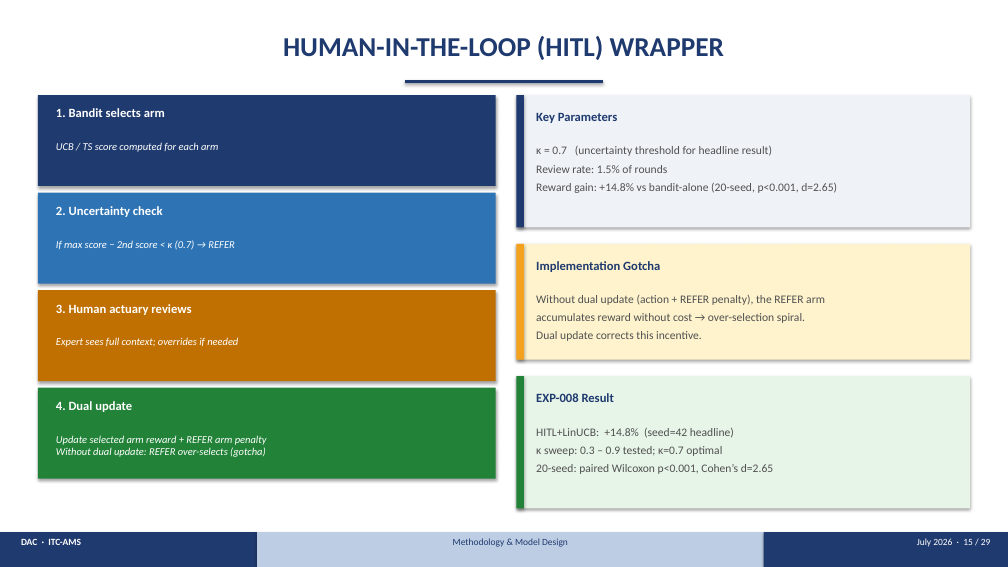
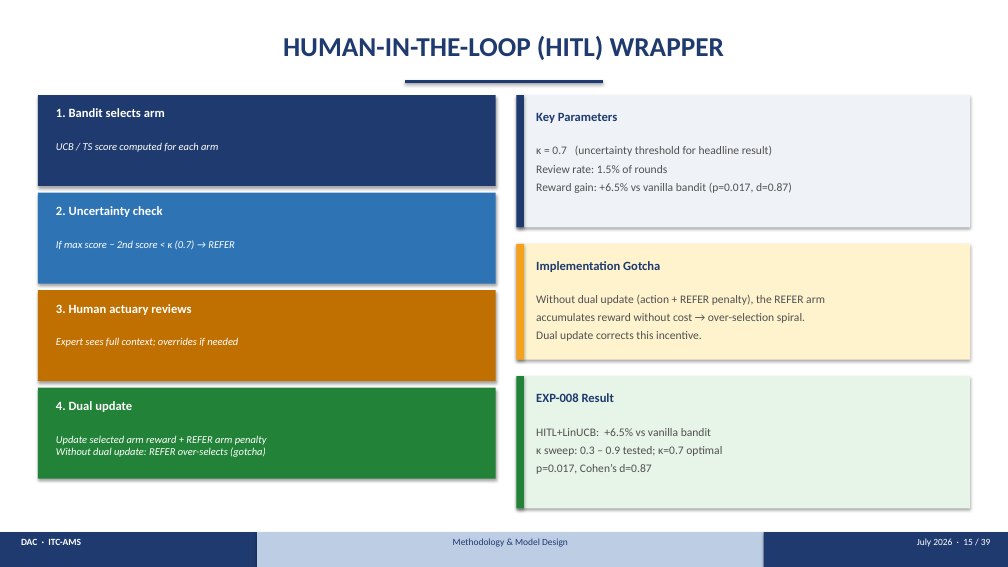
Before and after one commit to PolyTheML/DAC-UW-Thesis, a slide deck: slide 19 of thesis/health_rl/Poly_defense_presentation_v3.pptx. Drawn at 1008x567 pixels with LibreOffice and Linux fonts; fonts in the diff are those of the drawing. Boxes give left, top, right and bottom in pixels: in the first picture for what was removed or moved away, otherwise in the second. Text is boxed around its words. In the diff, an @@ line names an element or a change of style, - is before the commit and + after.

```diff
--- a/thesis/health_rl/Poly_defense_presentation_v3.pptx
+++ b/thesis/health_rl/Poly_defense_presentation_v3.pptx
@@ text at box(536, 183, 792, 193): text changed @@
-Reward gain: +14.8% vs bandit-alone (20-seed, p<0.001, d=2.65)
+Reward gain: +6.5% vs vanilla bandit (p=0.017, d=0.87)
@@ text at box(536, 428, 711, 436): text changed @@
-HITL+LinUCB: +14.8% (seed=42 headline)
+HITL+LinUCB: +6.5% vs vanilla bandit
@@ text at box(536, 464, 651, 474): text changed @@
-20-seed: paired Wilcoxon p<0.001, Cohen’s d=2.65
+p=0.017, Cohen’s d=0.87
```
Also in this commit, not shown: 19 other slides changed, 2 other files.
